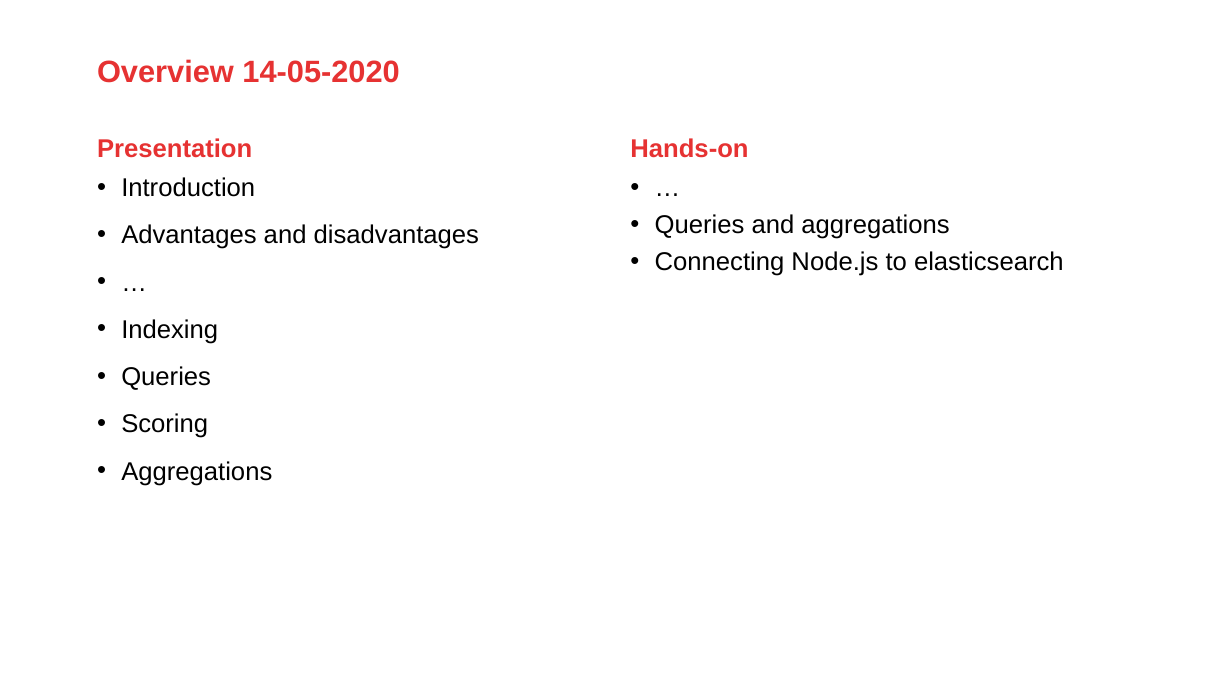
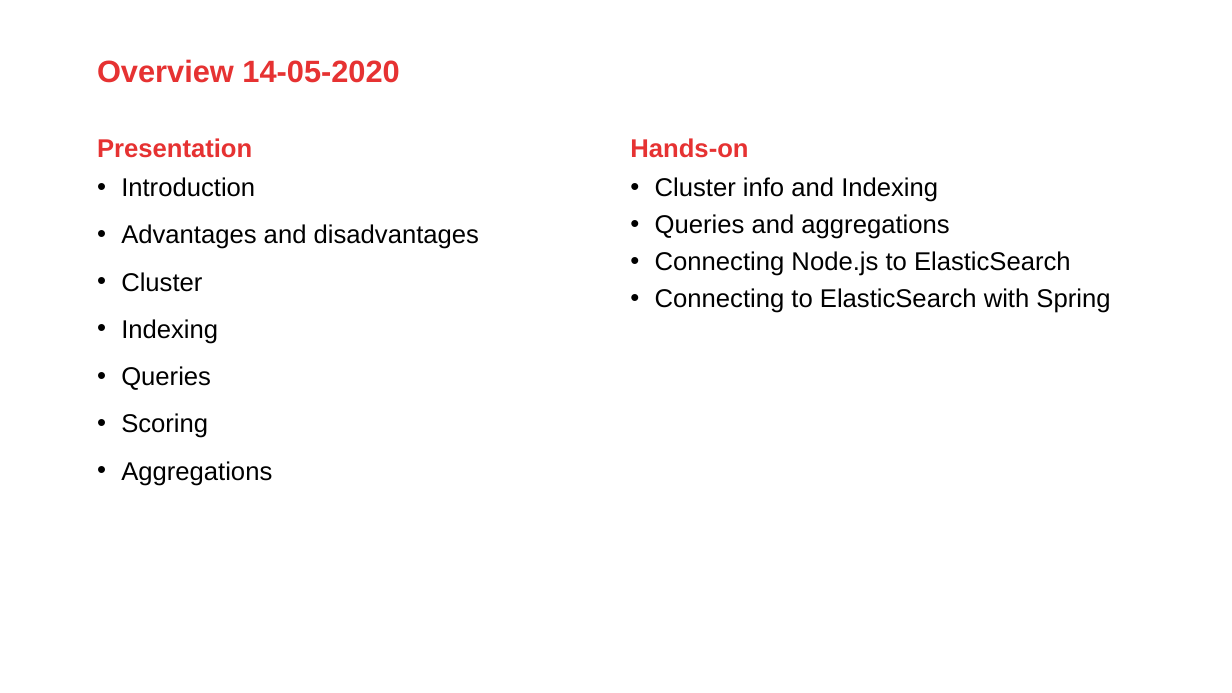
Before and after one commit to AMIS-Services/sig-elasticsearch-may2020, a slide deck: slide 2 of Elasticsearch.pptx. Drawn at 1232x693 pixels with LibreOffice and Linux fonts; fonts in the diff are those of the drawing; background and template pictures are left out. Boxes give left, top, right and bottom in pixels: in the first picture for what was removed or moved away, otherwise in the second. Text is boxed around its words. In the diff, an @@ line names an element or a change of style, - is before the commit and + after.

Commit message:
Spring lab added

```diff
--- a/Elasticsearch.pptx
+++ b/Elasticsearch.pptx
@@ text at box(655, 177, 938, 202): text changed @@
-• …
+• Cluster info and Indexing
@@ text at box(655, 251, 1110, 313): text changed @@
-• Connecting Node.js to elasticsearch
+• Connecting Node.js to ElasticSearch
+• Connecting to ElasticSearch with Spring
@@ text at box(121, 272, 202, 292): text changed @@
-• …
+• Cluster
```
Also in this commit, not shown: 4 other slides changed, 1 slide added, 2 slides removed, 19 other files.
